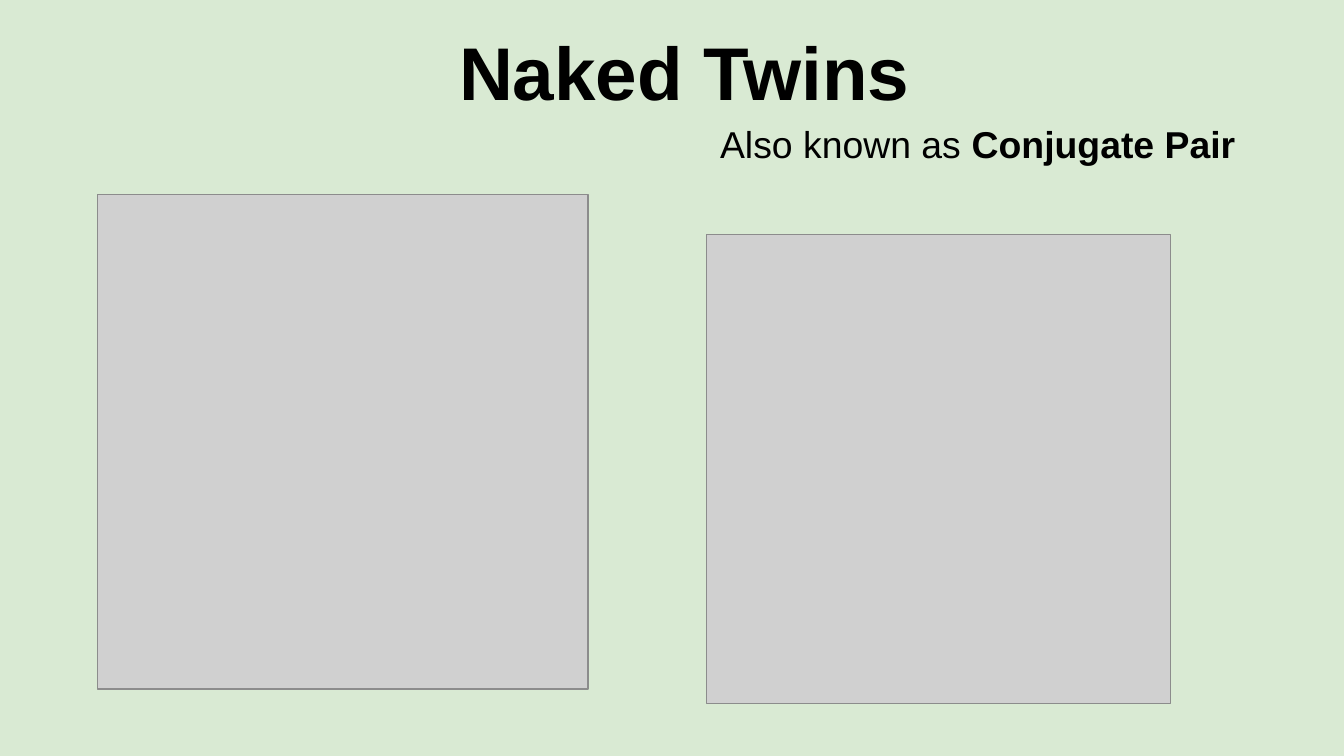
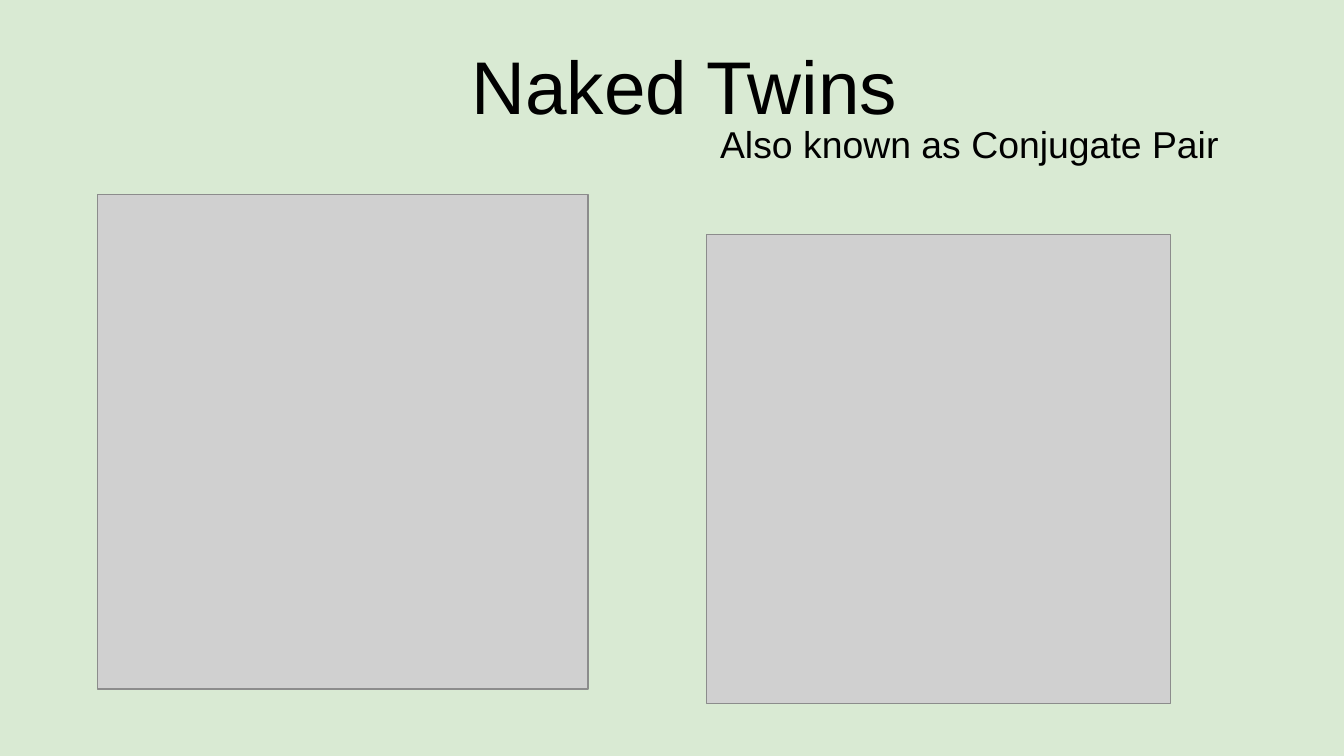
Before and after one commit to jcushing1/Example-Projects, a slide deck: slide 9 of sudoku.pptx. Drawn at 1344x756 pixels with LibreOffice and Linux fonts; fonts in the diff are those of the drawing; grey boxes stand for pictures. Boxes give left, top, right and bottom in pixels: in the first picture for what was removed or moved away, otherwise in the second. Text is boxed around its words. In the diff, an @@ line names an element or a change of style, - is before the commit and + after.

```diff
--- a/sudoku.pptx
+++ b/sudoku.pptx
@@ title "Naked Twins" at <box>471,60,897,115</box>: bold off @@
@@ text "Also known as Conjugate Pair" at <box>720,131,1218,166</box>: bold off in "Conjugate Pair" @@
```
Also in this commit, not shown: 18 other slides changed.
